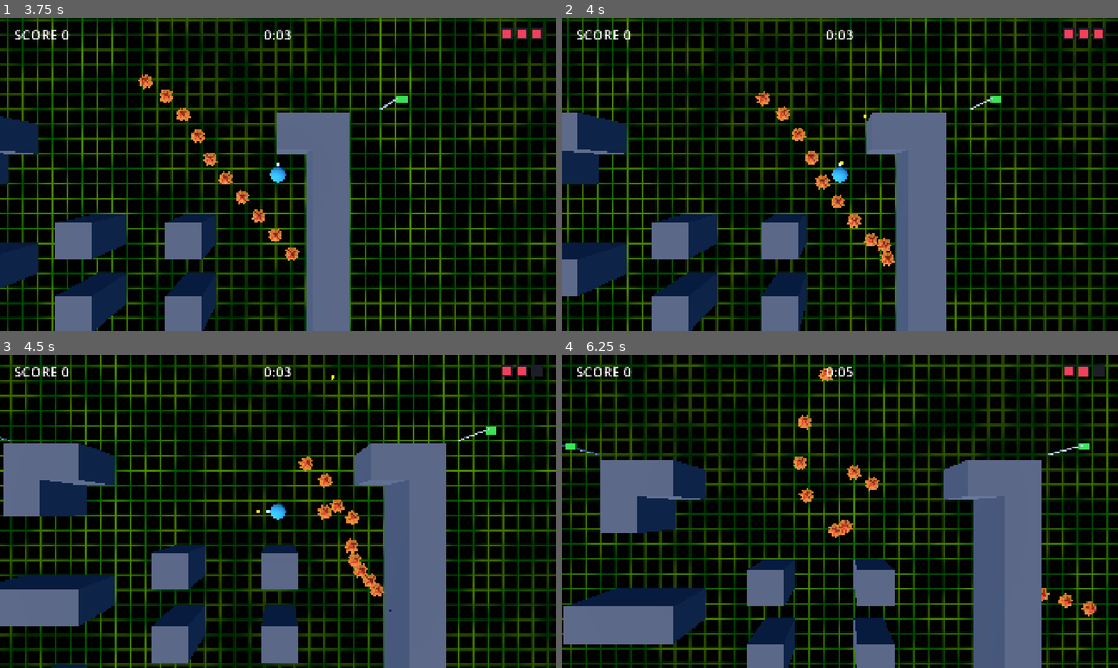
Above: before the commit, frames 1-4 (two rows, left to right).
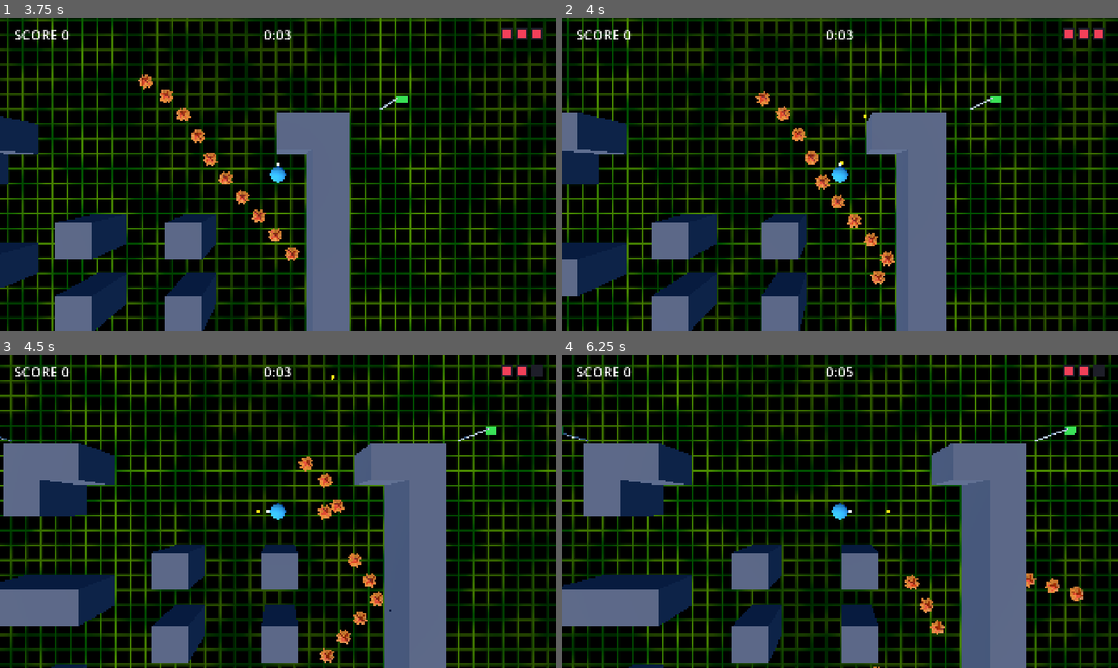
Above: after the commit, the same moments.

Repository: zoanthrope67/ZincWarbler
Game: Godot game, scene res://scn/bootstrap.tscn
The game is run twice, just before and just after one commit, with the same random seed, the same clock (stepped at 60 frames per second) and the same inputs.
Inputs (mouse positions are in pixels of both pictures, inside the frame that each line leads up to):
- Up to frame 1 (3.75 s): tap Enter at 0.5 s; move the mouse to (400, 158) at 0.52 s; hold Right (move_right) 0.53-1.28 s; hold Z (confirm) 0.53-1.28 s; click (400, 158) at 0.67 s; move the mouse to (166, 190) at 1.27 s; hold X (back) 1.28-2.03 s; tap Z (confirm) at 1.35, 2.85 s; move the mouse to (333, 105) at 2.02 s; hold Right (move_right) 2.03-2.78 s; hold Z (confirm) 2.03-2.78 s; move the mouse to (250, 237) at 2.77 s; hold Up (move_up) 2.78-3.53 s; click (250, 237) at 2.92 s; move the mouse to (444, 221) at 3.52 s; hold Left (move_left) from 3.53 s (still down); hold Z (confirm) from 3.53 s (still down)
- Up to frame 2 (4 s): keep holding Left (move_left); keep holding Z (confirm)
- Up to frame 3 (4.5 s): keep holding Left (move_left); move the mouse to (111, 464) at 4.27 s; release Z (confirm) at 4.28 s; tap Z (confirm) at 4.35 s
- Up to frame 4 (6.25 s): move the mouse to (867, 511) at 5.02 s; release Left (move_left) at 5.03 s; hold X (back) 5.03-5.78 s; hold Z (confirm) 5.03-5.78 s; click (867, 511) at 5.17 s; move the mouse to (756, 433) at 5.77 s; hold Right (move_right) from 5.78 s (still down); tap Z (confirm) at 5.85 s

Frame 1 is identical in both runs. In frame 2, 0.2% of the frame differs, in the area x 55-60%, y 70-86%; in frame 3, 0.6%; in frame 4, 48%, in the area x 0-100%, y 0-100%.

Commit message:
Rename Chaser to Buzzsaw

Diff:
--- a/src/scn/game/chaser.tscn
+++ b/src/scn/game/buzzsaw.tscn
@@ -1,6 +1,6 @@
 [gd_scene format=3 uid="uid://cxybu66gxe1ti"]
 
-[ext_resource type="Script" uid="uid://d2r8vexft0o1g" path="res://scripts/game/enemy/chaser.gd" id="1_r7i5n"]
+[ext_resource type="Script" uid="uid://d2r8vexft0o1g" path="res://scripts/game/enemy/buzzsaw.gd" id="1_r7i5n"]
 [ext_resource type="PackedScene" uid="uid://cu5oua2hi54tc" path="res://gfx/models/buzzsaw.glb" id="2_t40ou"]
 
 [sub_resource type="SphereShape3D" id="SphereShape3D_t40ou"]
@@ -9,7 +9,7 @@
 [sub_resource type="SphereShape3D" id="SphereShape3D_o1soq"]
 radius = 1.1
 
-[node name="Chaser" type="CharacterBody3D" unique_id=860176819]
+[node name="Buzzsaw" type="CharacterBody3D" unique_id=860176819]
 collision_layer = 0
 collision_mask = 0
 motion_mode = 1
--- /dev/null
+++ b/src/scripts/game/enemy/buzzsaw.gd
@@ -0,0 +1,64 @@
+class_name Buzzsaw
+extends Enemy
+## Buzzsaw: aims at the player once, when it appears (at the end of its fade-in),
+## then moves in a straight line and never aims again.
+##
+## When it runs into a wall it bounces off like a ball off a cushion: the angle it
+## leaves the wall at mirrors the angle it hit it at (worked out from the wall's
+## collision normal, the direction pointing straight out of the wall). Its speed
+## does not change.
+##
+## Running into the player does not change its heading; it just pushes against
+## them.
+
+## Movement speed in meters per second.
+const SPEED := 16.0
+## The most walls it can bounce off in one physics frame. Two covers an inside
+## corner (one wall, then the wall next to it). After that it carries on next frame.
+const MAX_BOUNCES_PER_FRAME := 2
+
+## The direction the Buzzsaw is moving in (on the gameplay plane, length 1).
+var heading := Vector3.RIGHT
+
+
+func _on_activated() -> void:
+	var towards_player := direction_to_target()
+	if towards_player != Vector3.ZERO:
+		heading = towards_player
+	face(heading)
+
+
+func _active_physics_process(delta: float) -> void:
+	# Pressed against the player and heading into them: it cannot get any
+	# closer, so skip the move (it still faces and hurts the player).
+	if is_pushing_into_player(heading):
+		face(heading)
+		return
+
+	var distance_left := SPEED * delta
+	for i in MAX_BOUNCES_PER_FRAME:
+		var collision := move_and_collide(heading * distance_left)
+		if collision == null or not is_wall(collision):
+			break
+		bounce_off_wall(collision.get_normal())
+		# Use up the rest of this frame's movement in the new direction, so a
+		# bounce does not slow the Buzzsaw down.
+		distance_left = collision.get_remainder().length()
+		if distance_left < 0.0001:
+			break
+	face(heading)
+
+
+## Mirrors the heading off a wall. `wall_normal` points straight out of the wall.
+## Does nothing if the Buzzsaw is not moving into the wall.
+func bounce_off_wall(wall_normal: Vector3) -> void:
+	# Only the flat part of the normal counts: the Buzzsaw stays on the plane.
+	wall_normal.y = 0.0
+	if wall_normal.length_squared() < 0.000001:
+		return
+	wall_normal = wall_normal.normalized()
+	if heading.dot(wall_normal) >= 0.0:
+		return
+	heading = heading.bounce(wall_normal)
+	heading.y = 0.0
+	heading = heading.normalized()
--- a/src/scripts/game/enemy/chaser.gd
+++ /dev/null
@@ -1,65 +0,0 @@
-class_name Chaser
-extends Enemy
-## Chaser: picks a heading towards the player when it appears, then moves in a
-## straight line.
-##
-## When it runs into a wall it checks whether it has a clear path to the player,
-## by sweeping a sphere its own size towards them (checking walls only):
-##   - clear path:   it turns to face the player
-##   - path blocked: it turns around (180 degrees)
-## Running into the player does not change its heading; it just pushes against them.
-
-## Movement speed in meters per second.
-const SPEED := 16.0
-## How far the path check starts back from the wall it hit, in meters. A sweep
-## that starts touching a wall can report "blocked" straight away.
-const PATH_CHECK_BACKOFF := 0.05
-
-## The direction the Chaser is moving in.
-var heading := Vector3.RIGHT
-
-var _path_check_shape := SphereShape3D.new()
-
-
-func _on_activated() -> void:
-	_path_check_shape.radius = body_radius
-	var towards_player := direction_to_target()
-	if towards_player != Vector3.ZERO:
-		heading = towards_player
-	face(heading)
-
-
-func _active_physics_process(delta: float) -> void:
-	# Pressed against the player and heading into them: it cannot get any
-	# closer, so skip the move (it still faces and hurts the player).
-	if is_pushing_into_player(heading):
-		face(heading)
-		return
-	var collision := move_and_collide(heading * SPEED * delta)
-	if collision != null and is_wall(collision):
-		if has_clear_path_to_target(collision.get_normal()):
-			heading = direction_to_target()
-		else:
-			heading = -heading
-	face(heading)
-
-
-## True if a sphere the Chaser's size could travel straight to the target
-## without touching a wall. `wall_normal` points away from the wall just hit.
-func has_clear_path_to_target(wall_normal := Vector3.ZERO) -> bool:
-	var start := global_position + Gameplay.on_plane(wall_normal).normalized() * PATH_CHECK_BACKOFF
-	start.y = Gameplay.PLANE_HEIGHT
-	var motion := get_target_position() - start
-	motion.y = 0.0
-	if motion.length() < 0.05:
-		return true
-
-	var query := PhysicsShapeQueryParameters3D.new()
-	query.shape = _path_check_shape
-	query.transform = Transform3D(Basis.IDENTITY, start)
-	query.motion = motion
-	query.collision_mask = Gameplay.LAYER_WALLS
-	# cast_motion returns how far along `motion` the sphere can travel safely
-	# (1.0 = all the way).
-	var result := get_world_3d().direct_space_state.cast_motion(query)
-	return result[0] >= 1.0
--- a/src/scripts/game/enemy/enemy.gd
+++ b/src/scripts/game/enemy/enemy.gd
@@ -13,7 +13,7 @@
 ##      than FAR_AWAY_DISTANCE from the player for FAR_AWAY_SECONDS is removed
 ##      to save performance. That is not a defeat: no score, no `defeated`.
 ##
-## To make a new enemy: make a scene like scn/game/chaser.tscn, and a script that
+## To make a new enemy: make a scene like scn/game/buzzsaw.tscn, and a script that
 ## extends Enemy and overrides _on_activated() and/or _active_physics_process().
 ## Use shoot_at_target() to fire an enemy bullet at the player, move_sliding() to
 ## move while gliding along walls, and is_pushing_into_player() to skip moving
--- a/src/scripts/game/enemy/enemy_spawner.gd
+++ b/src/scripts/game/enemy/enemy_spawner.gd
@@ -51,7 +51,7 @@
 
 var queued_waves: Array = []
 
-const CHASER := preload("res://scn/game/chaser.tscn")
+const BUZZSAW := preload("res://scn/game/buzzsaw.tscn")
 const TANK := preload("res://scn/game/tank.tscn")
 
 ## Connects the spawner to the game. Called by the In Game scene.
@@ -71,25 +71,25 @@
 
 	if _game.danger_level < 10:
 		current_bag = [
-			EnemyWave.new(CHASER, 10, 0.2, 4.0),
+			EnemyWave.new(BUZZSAW, 10, 0.2, 4.0),
 		]
 	elif _game.danger_level < 50:
 		current_bag = [
-			EnemyWave.new(CHASER, 3, 0.2, 1.0),
-			EnemyWave.new(CHASER, 3, 0.2, 1.0),
+			EnemyWave.new(BUZZSAW, 3, 0.2, 1.0),
+			EnemyWave.new(BUZZSAW, 3, 0.2, 1.0),
 			EnemyWave.new(TANK, 3, 0.2, 1.0),
 		]
 	elif _game.danger_level < 100:
 		current_bag = [
-			EnemyWave.new(CHASER, 3, 0.2, 1.0),
-			EnemyWave.new(CHASER, 30, 0.1, 2.0),
+			EnemyWave.new(BUZZSAW, 3, 0.2, 1.0),
+			EnemyWave.new(BUZZSAW, 30, 0.1, 2.0),
 			EnemyWave.new(TANK, 1, 0.2, 0),
 			EnemyWave.new(TANK, 2, 0.2, 0.2),
 		]
 	else:
 		# The most dangerous bag!
 		current_bag = [
-			EnemyWave.new(CHASER, 10, 0.2, 1.0)
+			EnemyWave.new(BUZZSAW, 10, 0.2, 1.0)
 		]
 
 	assert(not current_bag.is_empty())
Renamed: src/scripts/game/enemy/chaser.gd.uid -> src/scripts/game/enemy/buzzsaw.gd.uid
Not shown, changed: docs/BLENDER.md
Not shown, changed: docs/DESIGNER_GUIDE.md
Not shown, changed: docs/ENEMIES.md
Not shown, changed: docs/SPEC.md
